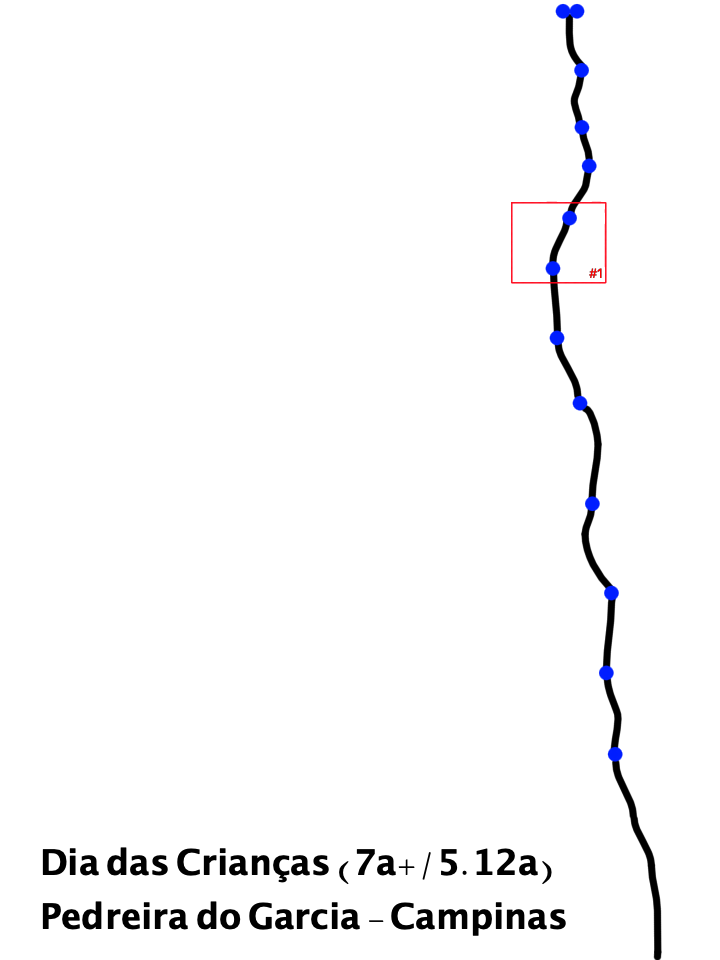
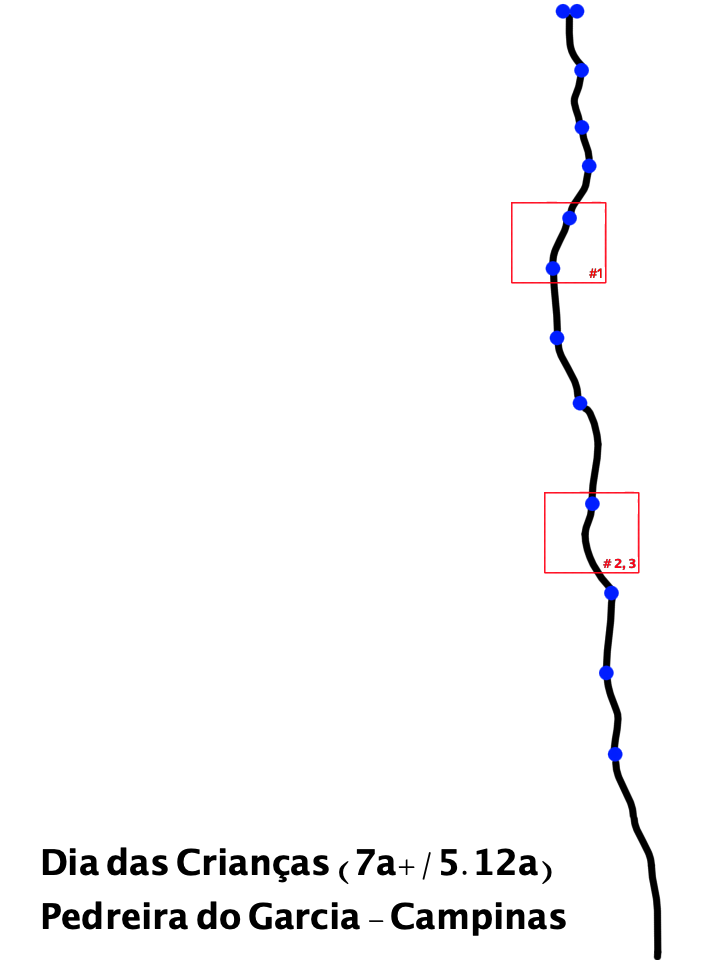
The second (720, 960) image is a revision of the first. Changes to its layers:
added layer "Copy of Layer 4" above "Layer 4" over [544, 491, 640, 574]
